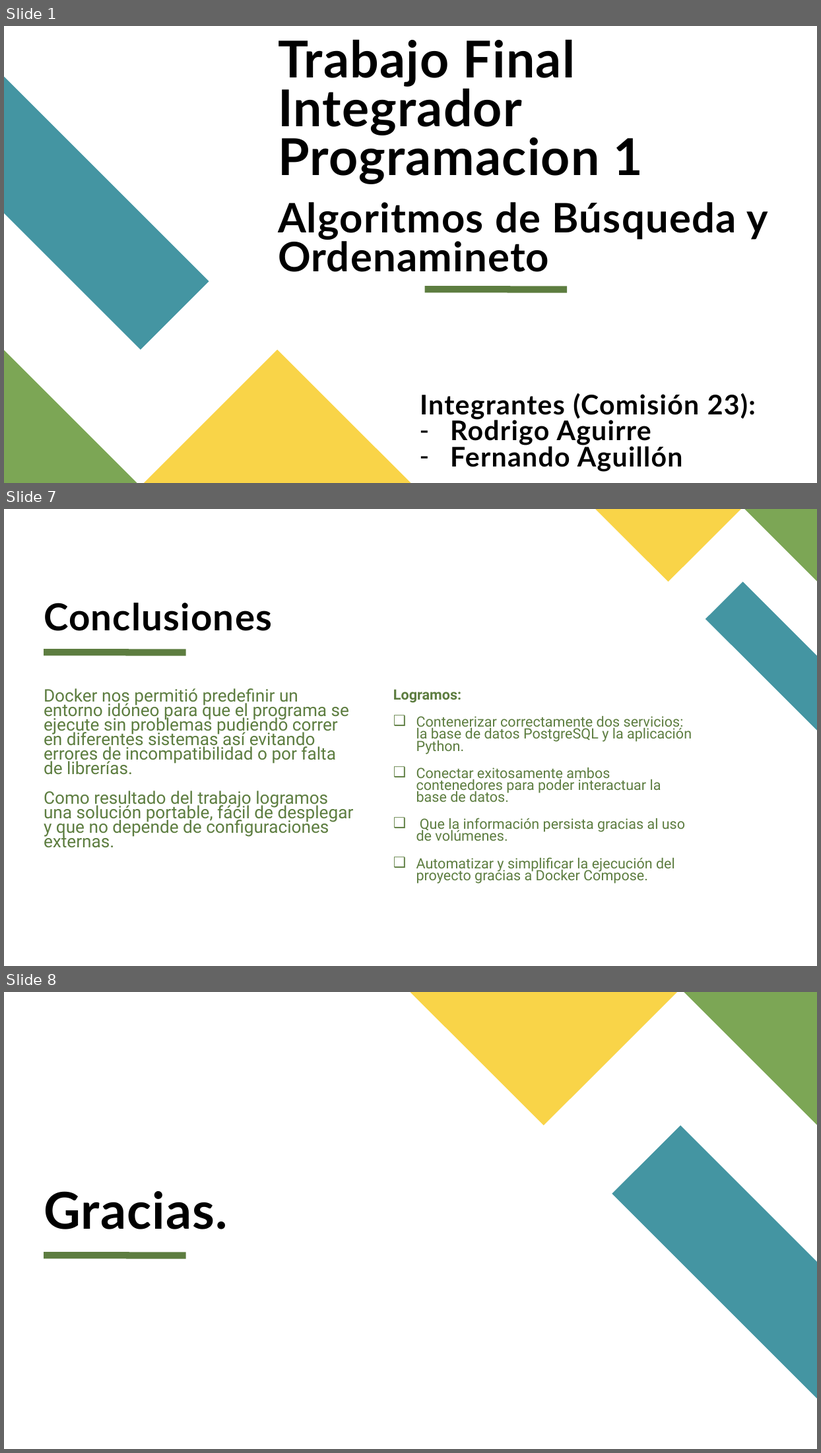
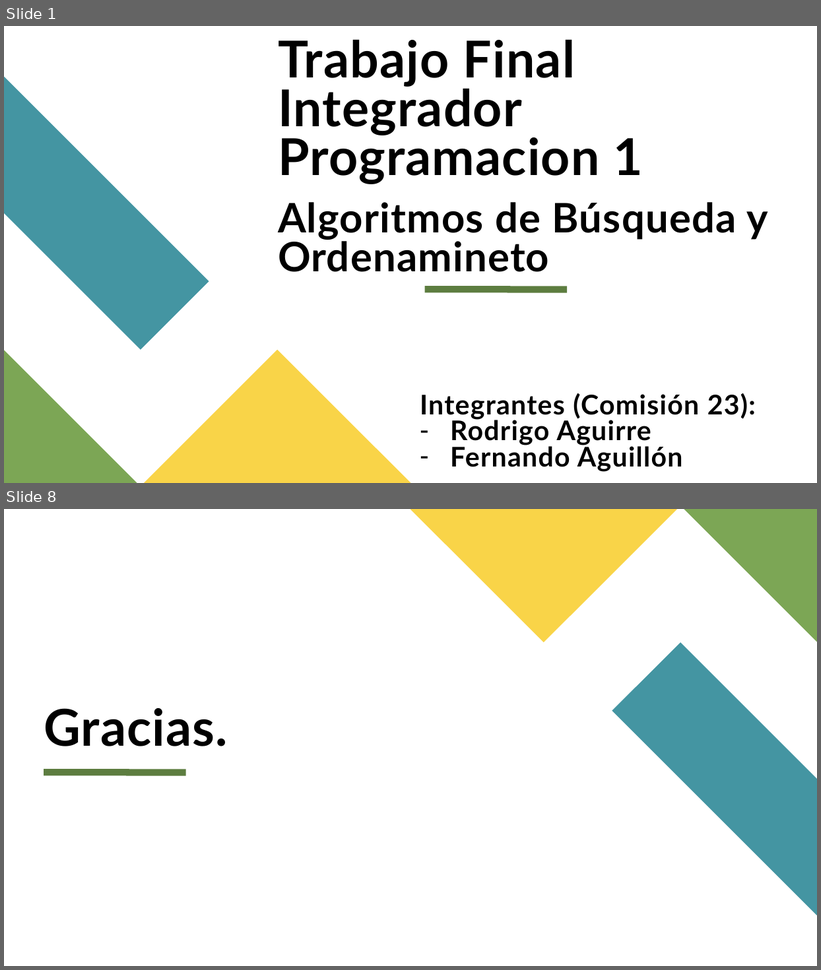
Before and after one commit to raguirre-wsc/UTN-TUPaD-P1, a slide deck: Trabajo Final Integrador Programación 1/Programacion 1 - TP Final Integrador - Rodrigo Aguirre y Fernando Aguillón.pptx. Shown one above the other, each under a label of ours: slides 1, 7 and 8 before the commit, slides 1 and 8 after it; the slides between them are not shown. The pictures are 821x1453 and 821x970 pixels, drawn with LibreOffice and Linux fonts; fonts in the diff are those of the drawing. Boxes give left, top, right and bottom in pixels: in the first picture for what was removed or moved away, otherwise in the second. Text is boxed around its words. In the diff, an @@ line names an element or a change of style, - is before the commit and + after.

```diff
--- a/Trabajo Final Integrador Programación 1/Programacion 1 - TP Final Integrador - Rodrigo Aguirre y Fernando Aguillón.pptx
+++ b/Trabajo Final Integrador Programación 1/Programacion 1 - TP Final Integrador - Rodrigo Aguirre y Fernando Aguillón.pptx
@@ slide 7 removed at box(4, 509, 817, 966), background #FFFFFF @@
@@ freeform shape removed at box(596, 509, 741, 582) @@
@@ freeform shape removed at box(745, 509, 817, 582) @@
@@ freeform shape removed at box(706, 582, 817, 730) @@
@@ title removed at box(44, 603, 272, 631) @@
-Conclusiones
@@ line removed from (44, 652) to (186, 652) @@
@@ text removed at box(44, 689, 354, 837) @@
-Docker nos permitió predefinir un entorno idóneo para que el programa se ejecute sin problemas pudiendo correr en diferentes sistemas así evitando errores de incompatibilidad o por falta de librerías.
-Como resultado del trabajo logramos una solución portable, fácil de desplegar y que no depende de configuraciones externas.
@@ text removed at box(393, 689, 692, 884) @@
-Logramos:
-❑ Contenerizar correctamente dos servicios: la base de datos PostgreSQL y la aplicación Python.
-❑ Conectar exitosamente ambos contenedores para poder interactuar la base de datos.
-❑ Que la información persista gracias al uso de volúmenes.
-❑ Automatizar y simplificar la ejecución del proyecto gracias a Docker Compose.
```
Also in this commit, not shown: 3 slides changed, 3 slides added, 2 other slides removed, 4 other files.
